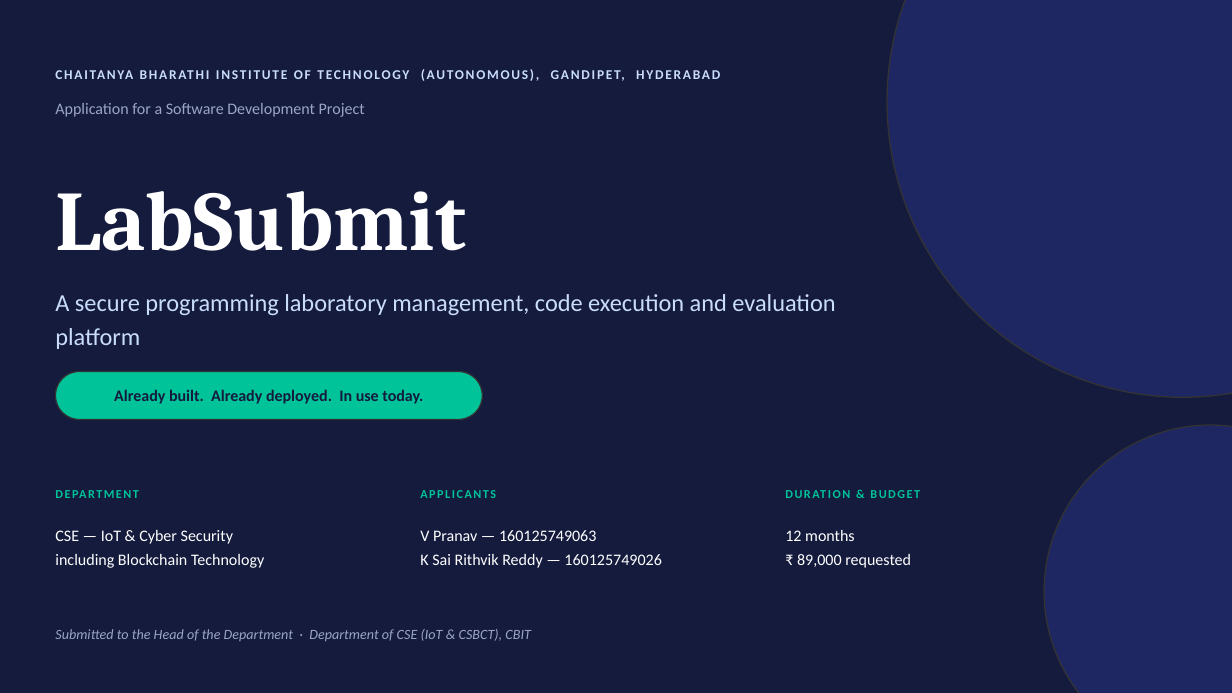
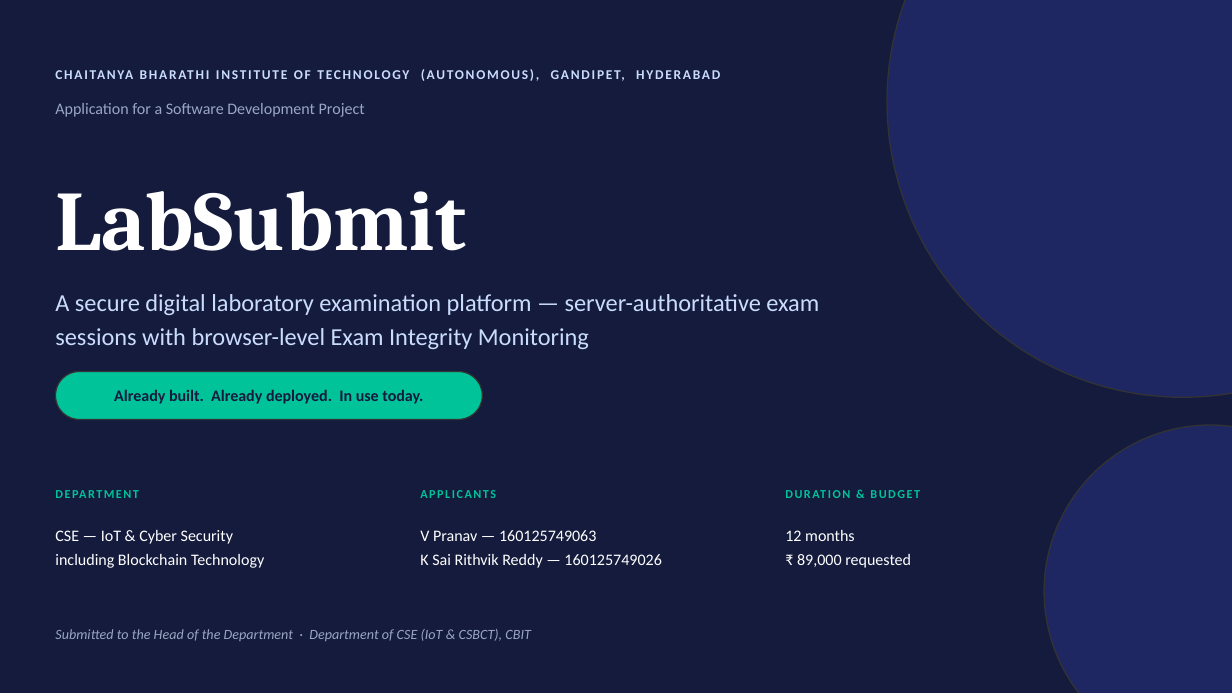
Before and after one commit to vudigapranav/LabSubmit, a slide deck: slide 1 of Proposal/LabSubmit_HOD_Presentation.pptx. Drawn at 1232x693 pixels with LibreOffice and Linux fonts; fonts in the diff are those of the drawing. Boxes give left, top, right and bottom in pixels: in the first picture for what was removed or moved away, otherwise in the second. Text is boxed around its words. In the diff, an @@ line names an element or a change of style, - is before the commit and + after.

```diff
--- a/Proposal/LabSubmit_HOD_Presentation.pptx
+++ b/Proposal/LabSubmit_HOD_Presentation.pptx
@@ text at (x1=55, y1=294, x2=819, y2=349): text changed @@
-A secure programming laboratory management, code execution and evaluation platform
+A secure digital laboratory examination platform — server-authoritative exam sessions with browser-level Exam Integrity Monitoring
```
Also in this commit, not shown: 8 other slides changed, 7 slides added, 21 other files.
